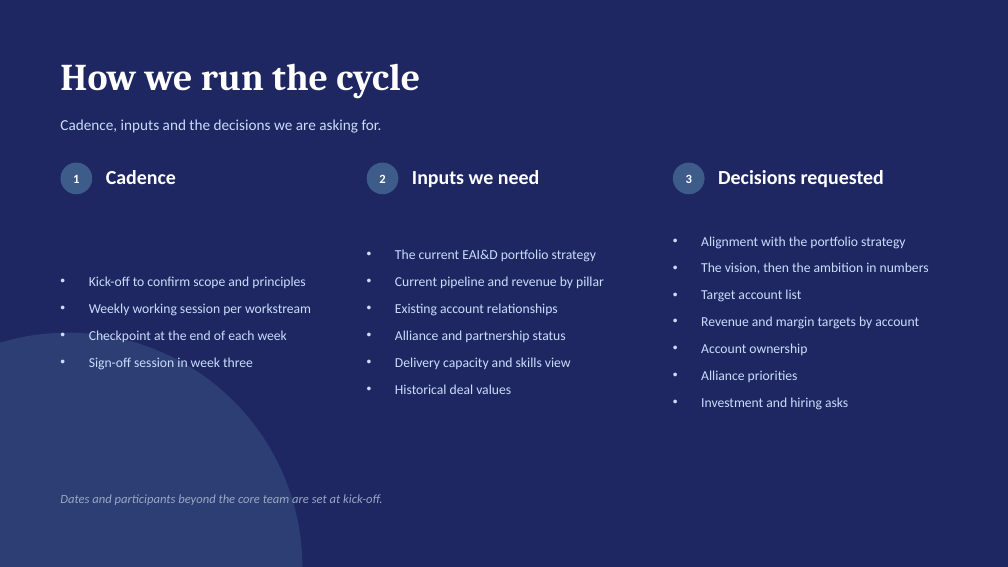
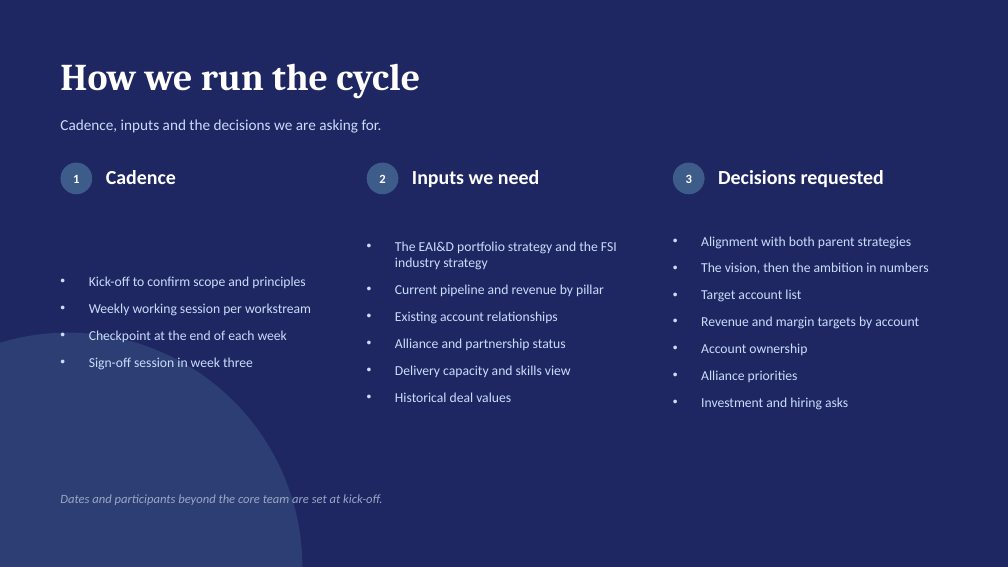
Before and after one commit to dhajjar-cyber/bae, a slide deck: slide 23 of FSI strategy/EAI&D-FSI-Strategy-Development-Plan.pptx. Drawn at 1008x567 pixels with LibreOffice and Linux fonts; fonts in the diff are those of the drawing. Boxes give left, top, right and bottom in pixels: in the first picture for what was removed or moved away, otherwise in the second. Text is boxed around its words. In the diff, an @@ line names an element or a change of style, - is before the commit and + after.

```diff
--- a/FSI strategy/EAI&D-FSI-Strategy-Development-Plan.pptx
+++ b/FSI strategy/EAI&D-FSI-Strategy-Development-Plan.pptx
@@ text at [701,236,911,249]: text changed @@
-• Alignment with the portfolio strategy
+• Alignment with both parent strategies
@@ text at [395,241,617,270]: text changed @@
-• The current EAI&D portfolio strategy
+• The EAI&D portfolio strategy and the FSI industry strategy
```
Also in this commit, not shown: 2 other slides changed, 2 other files.
